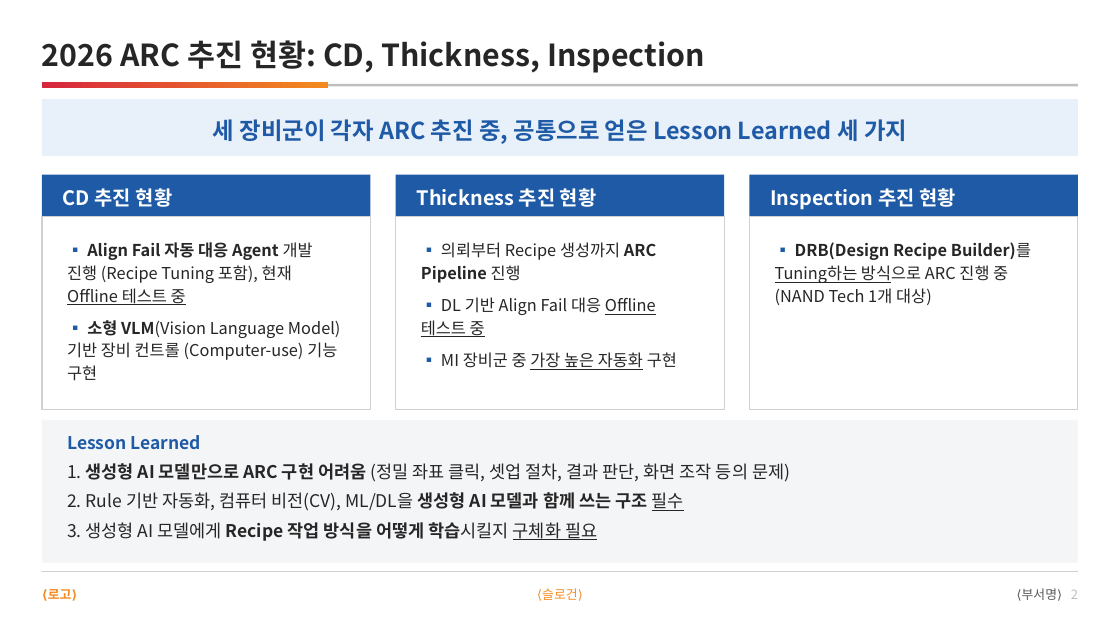
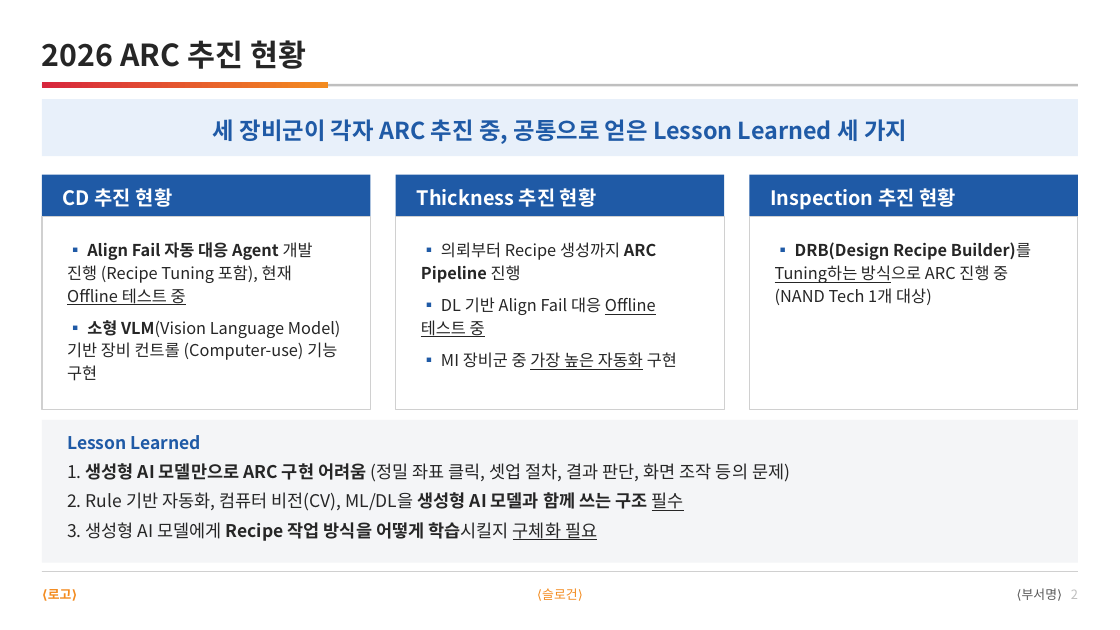
Before and after one commit to DarrenKoi/pm_notes, a slide deck: slide 2 of my-task/arc-tf/deliverables/arc-tf-proposal.pptx. Drawn at 1120x630 pixels with LibreOffice and Linux fonts; fonts in the diff are those of the drawing. Boxes give left, top, right and bottom in pixels: in the first picture for what was removed or moved away, otherwise in the second. Text is boxed around its words. In the diff, an @@ line names an element or a change of style, - is before the commit and + after.

```diff
--- a/my-task/arc-tf/deliverables/arc-tf-proposal.pptx
+++ b/my-task/arc-tf/deliverables/arc-tf-proposal.pptx
@@ text at box(42, 40, 306, 69): text changed @@
-2026 ARC 추진 현황: CD, Thickness, Inspection
+2026 ARC 추진 현황
```
Also in this commit, not shown: 5 other slides changed, 8 other files.
